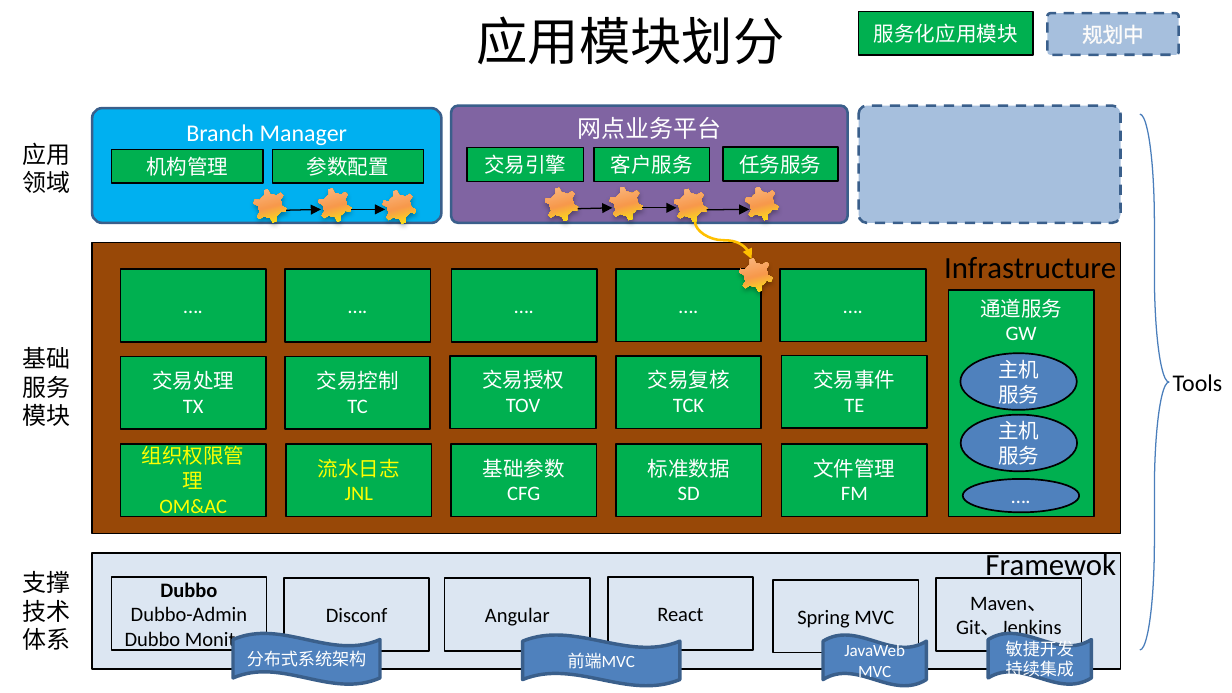
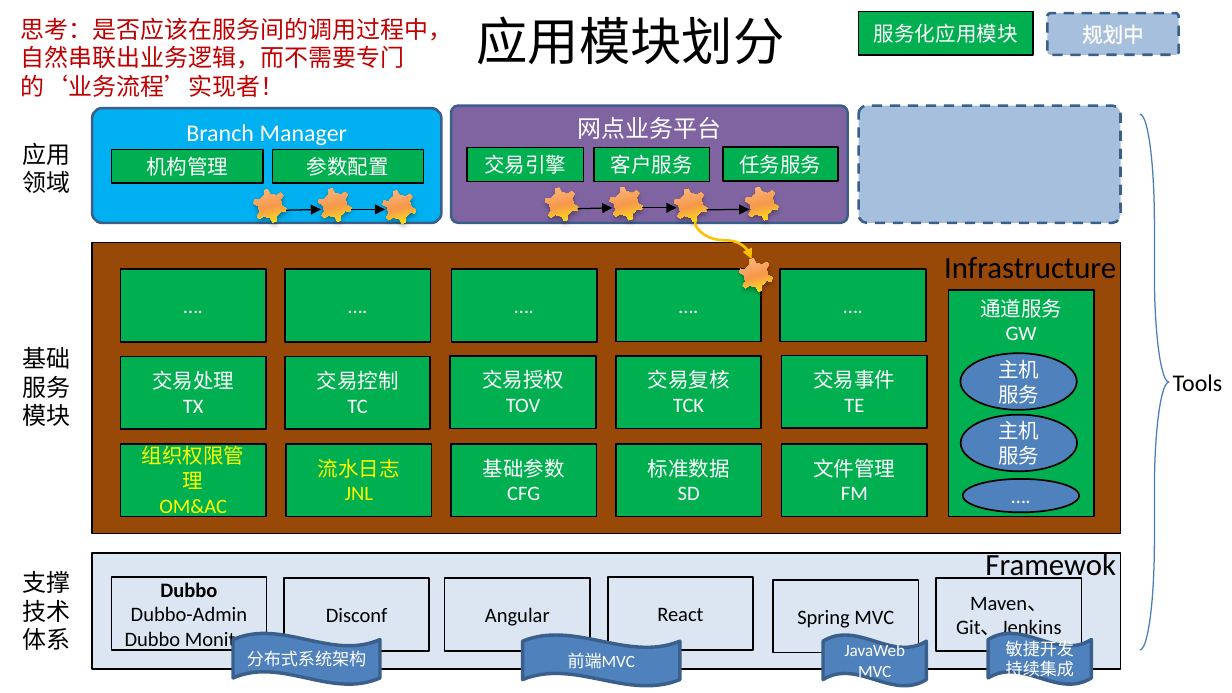
Before and after one commit to shiyunlai/tistools, a slide deck: slide 4 of readme/TIStools.pptx. Drawn at 1232x693 pixels with LibreOffice and Linux fonts; fonts in the diff are those of the drawing. Boxes give left, top, right and bottom in pixels: in the first picture for what was removed or moved away, otherwise in the second. Text is boxed around its words. In the diff, an @@ line names an element or a change of style, - is before the commit and + after.

```diff
--- a/readme/TIStools.pptx
+++ b/readme/TIStools.pptx
@@ text added at [20,17,452,97], 14 pt, text #C00000 @@
+思考：是否应该在服务间的调用过程中，自然串联出业务逻辑，而不需要专门的‘业务流程’实现者！
```
Also in this commit, not shown: 1 other slide changed, 1 other file.
